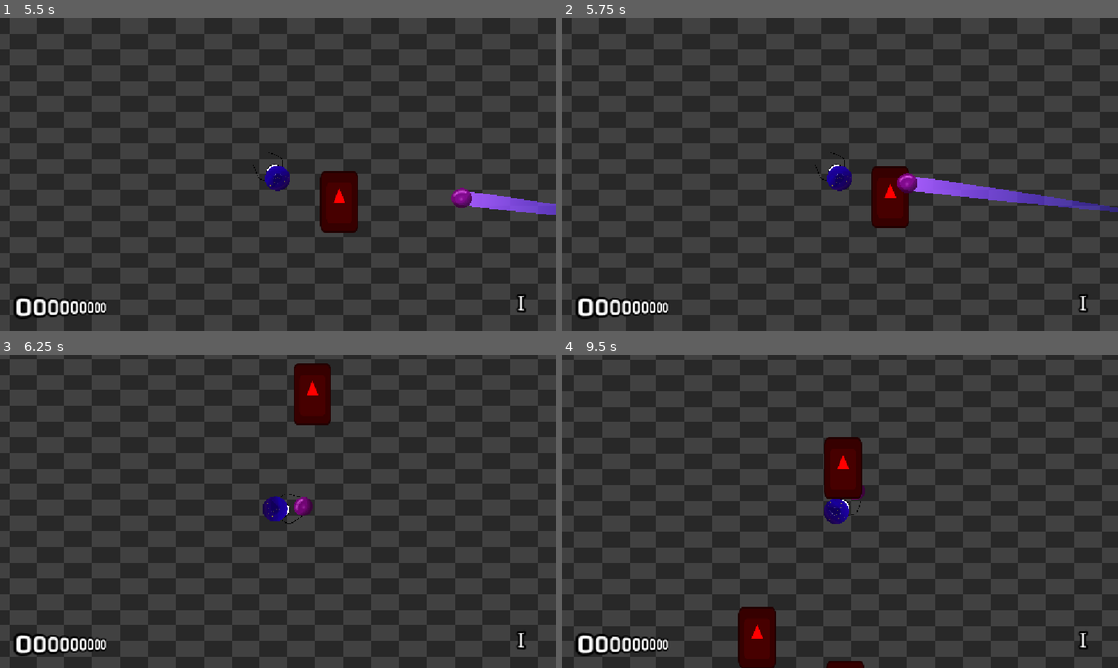
Above: before the commit, frames 1-4 (two rows, left to right).
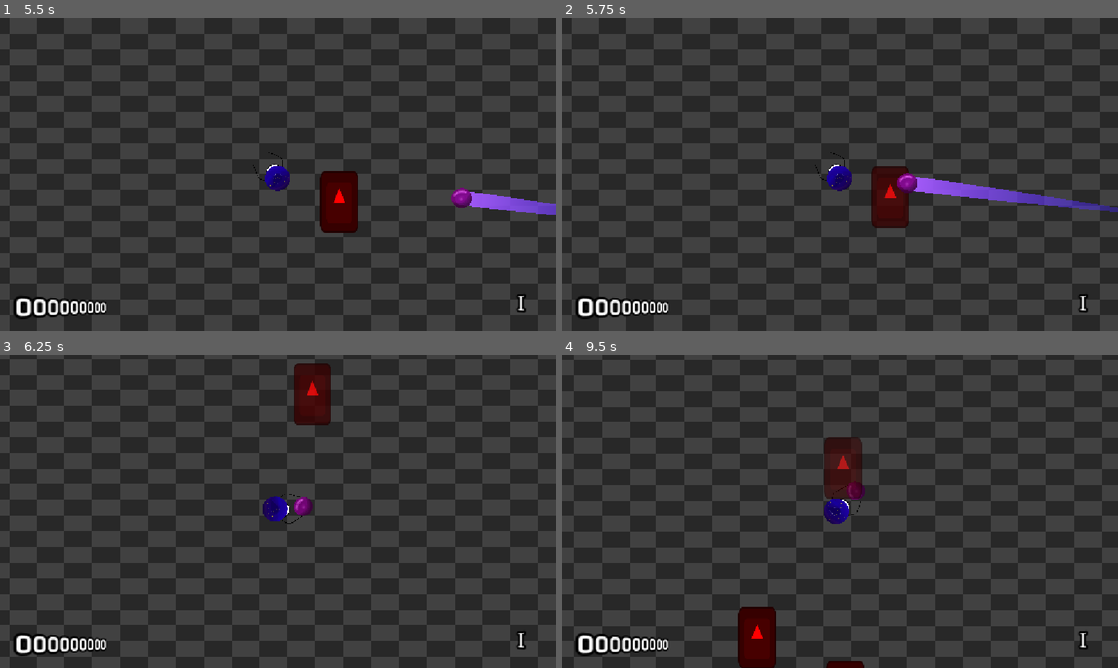
Above: after the commit, the same moments.

Repository: neilavesterinen/Haven-Bounce-Back-Shooter
Game: Godot game, scene res://Scenes/mainmenu/mainmenu.tscn
Same seed, same stepped clock (60 frames per second), same inputs: the game is played once before the commit and once after it. The engine's default icon, where the game draws it, is replaced by a stand-in: a white triangle on a blue panel in a dark square. Sound files missing from this copy of the repository are replaced by a short silence.
Inputs (mouse positions are in pixels of both pictures, inside the frame that each line leads up to):
- Up to frame 1 (5.5 s): click "Play" at 0.5 s; tap Enter at 1.25, 2.85 s; move the mouse to (400, 158) at 1.27 s; hold D (right) 1.28-2 s; click (400, 158) at 1.35 s; drag from (166, 190) to (283, 174) at 2.02 s; move the mouse to (333, 105) at 2.77 s; hold D (right) 2.78-3.5 s; drag from (250, 237) to (83, 246) at 3.52 s; move the mouse to (444, 221) at 4.27 s; hold A (left) 4.28-5 s; click (444, 221) at 4.35 s; drag from (111, 127) to (194, 96) at 5.02 s
- Up to frame 2 (5.75 s): no input
- Up to frame 3 (6.25 s): move the mouse to (305, 511) at 5.77 s; hold S (down) from 5.78 s (still down); tap Enter at 5.85 s; click (305, 511) at 5.92 s
- Up to frame 4 (9.5 s): release S (down) at 6.5 s; drag from (756, 433) to (728, 527) at 6.52 s; move the mouse to (962, 495) at 7.27 s; hold W (up) 7.28-8 s; click (962, 495) at 7.35 s; drag from (728, 527) to (856, 467) at 8.02 s; move the mouse to (895, 442) at 8.77 s; hold S (down) from 8.78 s (still down); tap Enter at 8.85 s

Frame 1 is identical in both runs. In frame 2, less than 0.1% of the frame differs, in the area x 58-61%, y 53-58%; in frame 3, less than 0.1%; in frame 4, 0.7%, in the area x 47-54%, y 26-46%.

Commit message:
Fix enemy damage

Diff:
--- a/player/orb.gd
+++ b/player/orb.gd
@@ -1,11 +1,13 @@
+class_name Orb
 extends RigidBody2D
-class_name Orb
 
 const BASE_SPEED := 700.0
 const MAX_SPEED := 1800.0
-const SPEED_GROWTH := 1.6  # speed multiplier gained per second while homing
-const TURN_RATE := 6.0  # minimum radians per second the orb turns toward the player
+const SPEED_GROWTH := 1.6 # speed multiplier gained per second while homing
+const TURN_RATE := 6.0 # minimum radians per second the orb turns toward the player
 const CATCH_RADIUS := 50.0
+
+@export var explode: PackedScene
 
 var player: Player
 
@@ -13,7 +15,7 @@
 
 var target_position: Vector2
 
-var bounce_count := 0  # enemy deflections used so far
+var bounce_count := 0 # enemy deflections used so far
 var max_bounces := 3
 
 var bouncing_back := false
@@ -24,26 +26,12 @@
 
 var bounce_dir: Vector2
 
+var exploding: bool = false
+
 @onready var Sprite: Sprite2D = $Sprite2D
 @onready var trail: Line2D = $Sprite2D/Line2D
 @onready var area: Area2D = $Area2D
 
-@export var explode: PackedScene
-
-
-var exploding: bool = false
-func exploder() -> void:
-	exploding = true
-	var expl: AnimatedSprite2D = explode.instantiate()
-	expl.position = position
-	player.orb_count += 1
-	if Sprite:
-		Sprite.queue_free()
-	if area:
-		area.queue_free()
-	#add_child(expl)
-	# await expl.animation_finished
-	queue_free()
 
 func _ready() -> void:
 	rotate(randi_range(0, 350))
@@ -51,7 +39,8 @@
 
 
 func _physics_process(delta: float) -> void:
-	if exploding: return;
+	if exploding:
+		return
 	if trail:
 		if trail.points.size() > 50:
 			trail.remove_point(0)
@@ -81,23 +70,44 @@
 	if heading != Vector2.ZERO:
 		linear_velocity = heading * speed
 
-	if not bouncing_back and global_position.distance_squared_to(target_position) <= CATCH_RADIUS * CATCH_RADIUS:
+	if (
+		not bouncing_back
+		and global_position.distance_squared_to(target_position) <= CATCH_RADIUS * CATCH_RADIUS
+	):
 		bounce_dir = global_position.direction_to(player.global_position)
 		bounce_back()
 
-	if bouncing_back and player and global_position.distance_squared_to(player.global_position) <= CATCH_RADIUS * CATCH_RADIUS:
+	if (
+		bouncing_back and player
+		and global_position.distance_squared_to(player.global_position)
+		<= CATCH_RADIUS * CATCH_RADIUS
+	):
 		exploder()
 
 	if bounce_count >= max_bounces:
-		print("hit max bounces")
 		modulate = Color("3c3c3c79")
 		trail.gradient.set_color(1, Color("ae5fff5e"))
 		if area:
 			area.queue_free()
 
 
+func exploder() -> void:
+	exploding = true
+	var expl: AnimatedSprite2D = explode.instantiate()
+	expl.position = position
+	player.orb_count += 1
+	if Sprite:
+		Sprite.queue_free()
+	if area:
+		area.queue_free()
+	#add_child(expl)
+	# await expl.animation_finished
+	queue_free()
+
+
 func bounce_back() -> void:
-	if not player: return
+	if not player:
+		return
 	if not bouncing_back:
 		bouncing_back = true
 		bounce_elapsed = 0.0
@@ -111,7 +121,7 @@
 	if not body is Enemy:
 		return
 	var enemy := body as Enemy
-	enemy.health -= 1
+	enemy.take_damage(1)
 
 	if max_bounces > 0 and bounce_count >= max_bounces:
 		return
